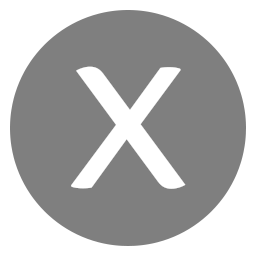
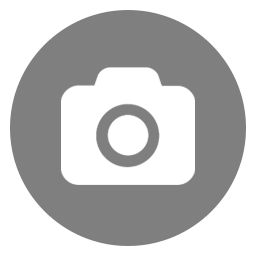
The second 256x256 image is a revision of the first. Changes to its layers:
showed group "Camera" (3 layers) over [left=61, top=67, right=195, bottom=189]
added layer "Layer 4" in group "Camera" over [left=61, top=67, right=195, bottom=185]
hid "X" over [left=71, top=66, right=186, bottom=189]
